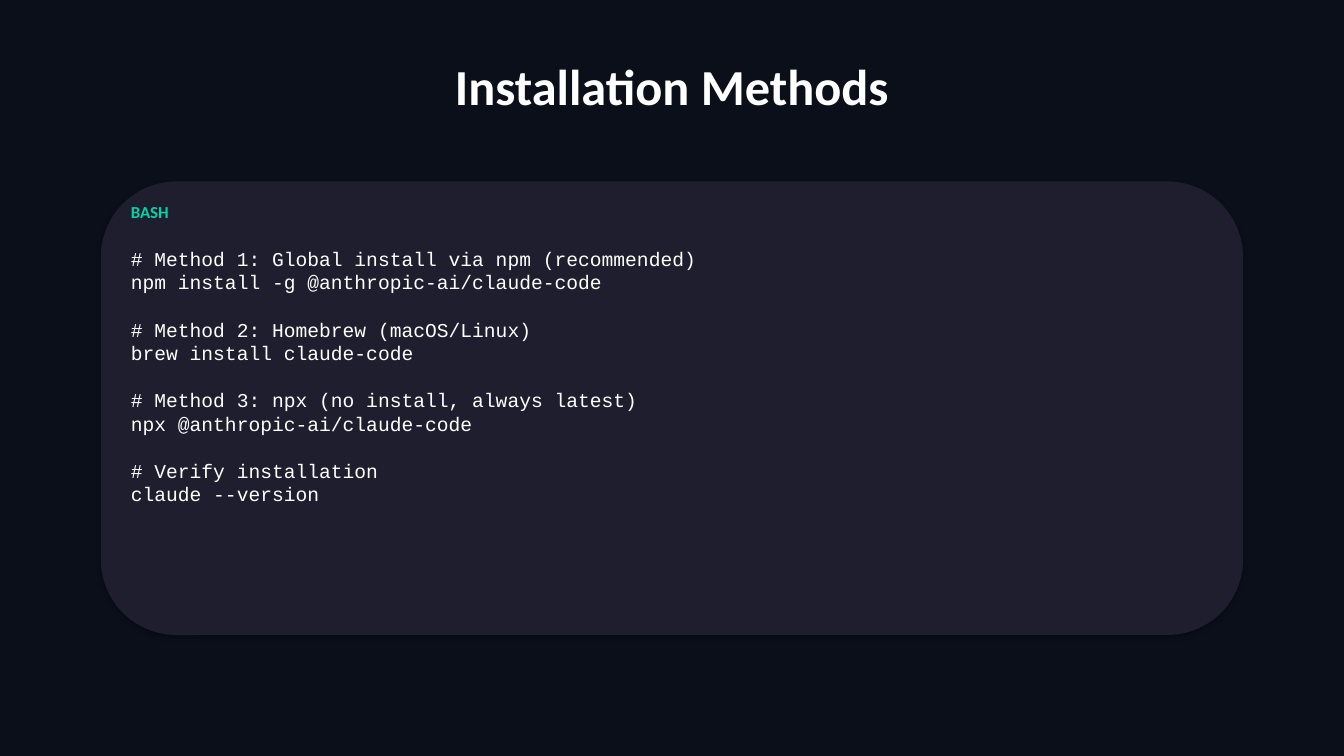
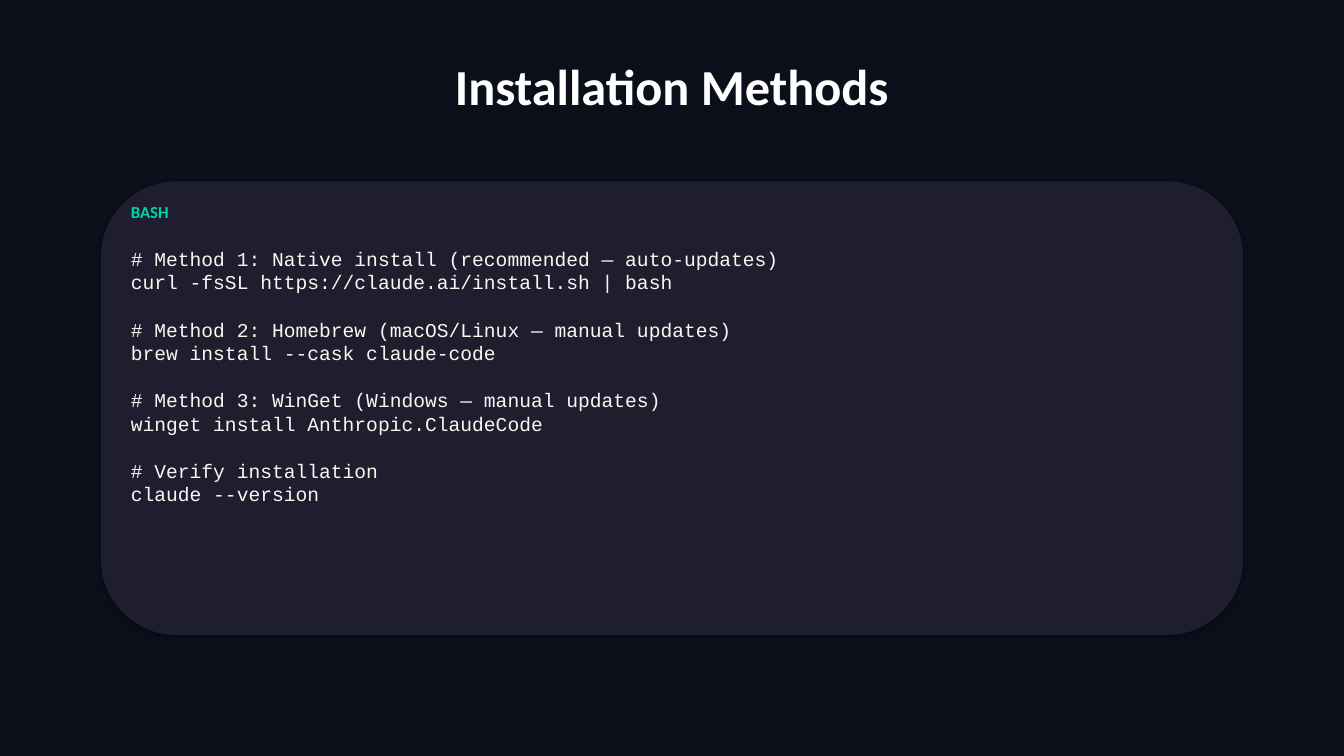
Before and after one commit to scottrhay/AIA-ClaudeCopilot, a slide deck: slide 11 of slides/Day2_Claude_Code_Fundamentals.pptx. Drawn at 1344x756 pixels with LibreOffice and Linux fonts; fonts in the diff are those of the drawing. Boxes give left, top, right and bottom in pixels: in the first picture for what was removed or moved away, otherwise in the second. Text is boxed around its words. In the diff, an @@ line names an element or a change of style, - is before the commit and + after.

Commit message:
fix: update installation from npm to native installer (curl)
npm install -g @anthropic-ai/claude-code is deprecated.
New methods: curl install.sh (auto-updates), Homebrew, WinGet.
Updated: slides 10-11, both Day 2 lab PDFs.

```diff
--- a/slides/Day2_Claude_Code_Fundamentals.pptx
+++ b/slides/Day2_Claude_Code_Fundamentals.pptx
@@ text at (x1=131, y1=252, x2=778, y2=435): text changed; text colour #FFFFFF to #F8F8F2 @@
-# Method 1: Global install via npm (recommended)
-npm install -g @anthropic-ai/claude-code
-# Method 2: Homebrew (macOS/Linux)
-brew install claude-code
-# Method 3: npx (no install, always latest)
-npx @anthropic-ai/claude-code
+# Method 1: Native install (recommended — auto-updates)
+curl -fsSL https://claude.ai/install.sh | bash
+# Method 2: Homebrew (macOS/Linux — manual updates)
+brew install --cask claude-code
+# Method 3: WinGet (Windows — manual updates)
+winget install Anthropic.ClaudeCode
```
Also in this commit, not shown: 2 other slides changed, 3 other files.
